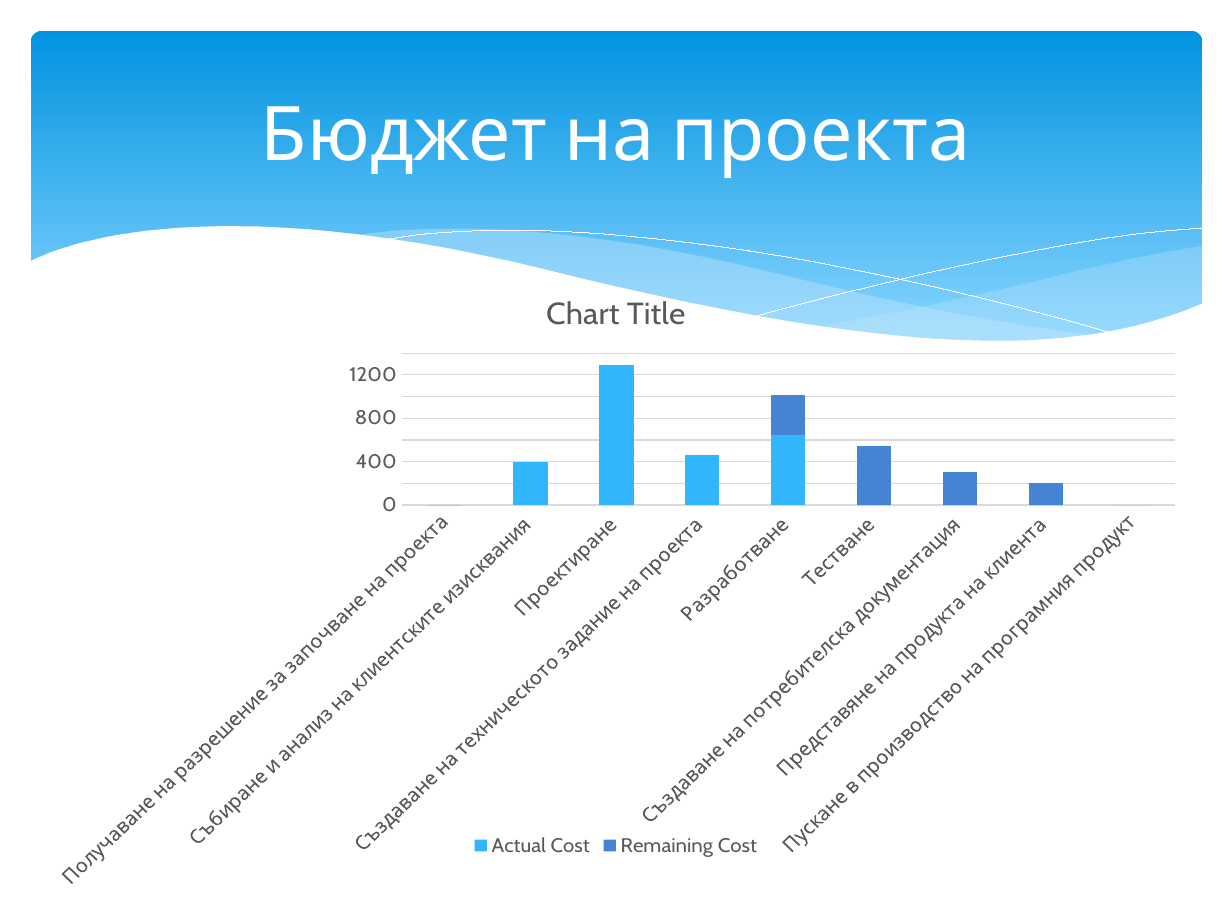
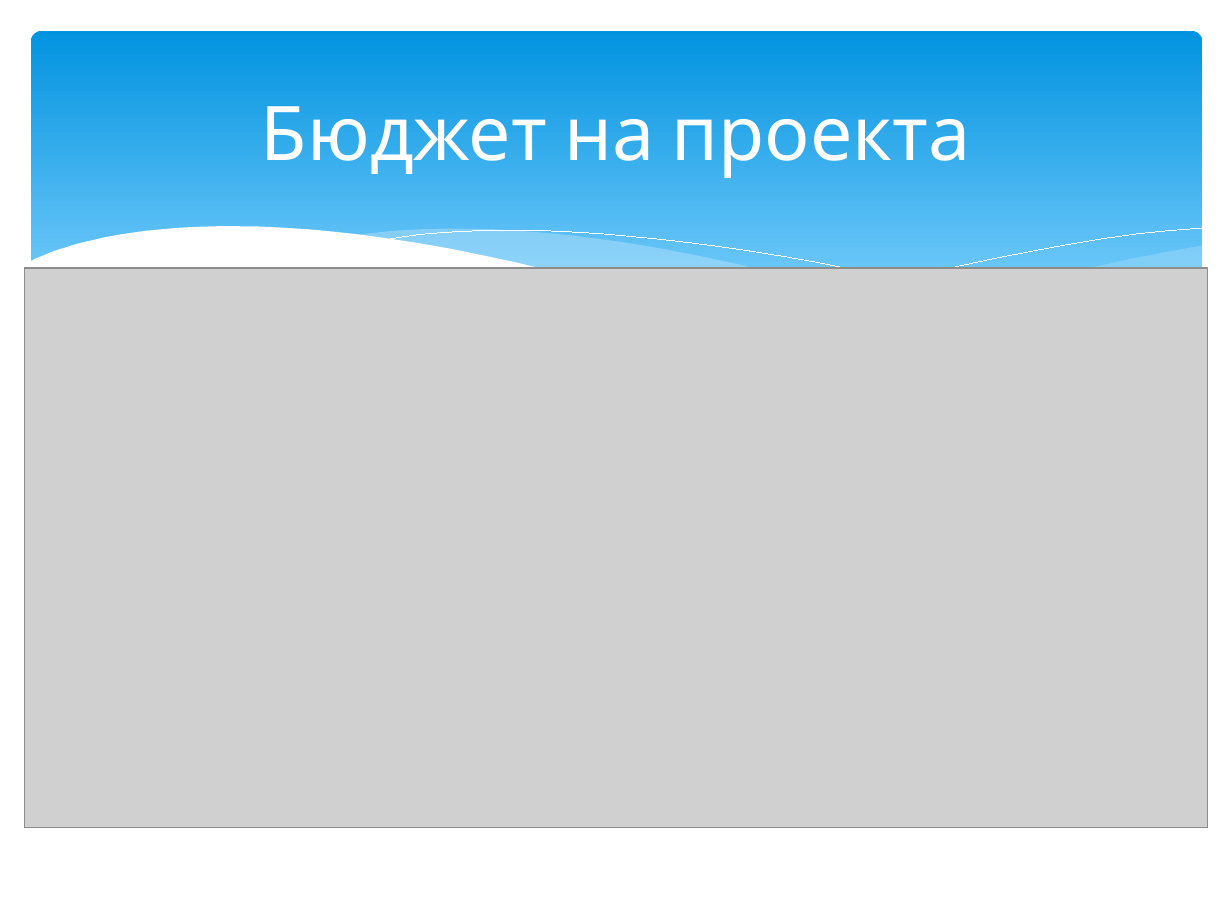
Before and after one commit to stefandbg/SongsCatalogProject, a slide deck: slide 21 of Проект по УСП.pptx (slide 4 before the commit). Drawn at 1232x924 pixels with LibreOffice and Linux fonts; fonts in the diff are those of the drawing; grey boxes stand for pictures. Boxes give left, top, right and bottom in pixels: in the first picture for what was removed or moved away, otherwise in the second. Text is boxed around its words. In the diff, an @@ line names an element or a change of style, - is before the commit and + after.

```diff
--- a/Проект по УСП.pptx
+++ b/Проект по УСП.pptx
@@ picture added at (25, 269, 1209, 828) @@
@@ column stacked chart removed at (34, 269, 1199, 890) @@
-categories: Получаване на разрешение за започване на проекта, Събиране и анализ на клиентските изисквания , Проектиране , Създаване на техническото задание на проекта , Разработване , Тестване , Създаване на потребителска документация , Представяне на продукта на клиента , Пускане в производство на програмния продукт
-Actual Cost: 0, 400, 1290, 460, 640, 0, 0, 0, 0
-Remaining Cost: 0, 0, 0, 0, 370, 550, 300, 200, -
```
Also in this commit, not shown: 7 other slides changed, 1 slide added.
